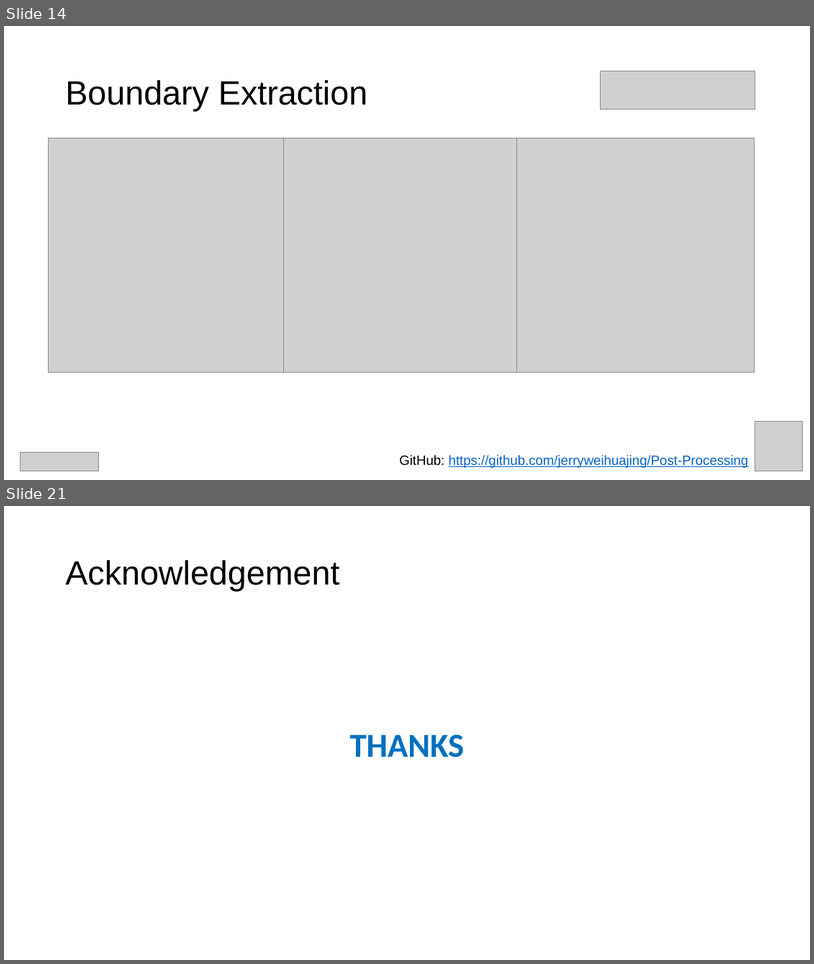
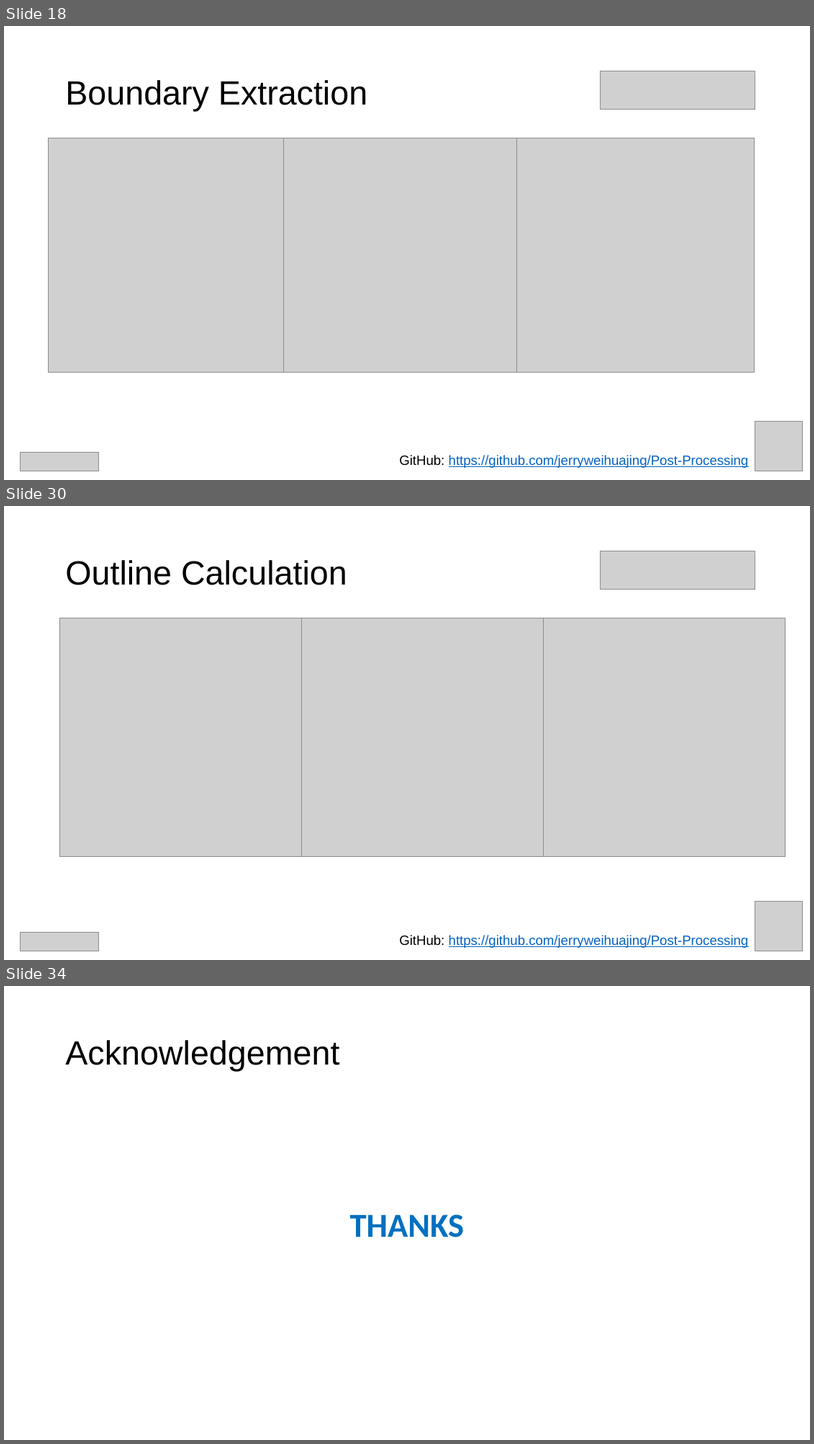
Before and after one commit to jerryweihuajing/Post-Processing, a slide deck: CG Finals.pptx. Shown one above the other, each under a label of ours: slides 14 and 21 before the commit, slides 18, 30 and 34 after it; the slides between them are not shown. The pictures are 814x964 and 814x1444 pixels, drawn with LibreOffice and Linux fonts; fonts in the diff are those of the drawing; grey boxes stand for pictures. Boxes give left, top, right and bottom in pixels: in the first picture for what was removed or moved away, otherwise in the second. Text is boxed around its words. In the diff, an @@ line names an element or a change of style, - is before the commit and + after.

```diff
--- a/CG Finals.pptx
+++ b/CG Finals.pptx
@@ slide 30 added at bbox=[4, 506, 810, 960], background #CCE8CF @@
@@ title added at bbox=[65, 560, 347, 585], 40 pt, text #000000 @@
+Outline Calculation
@@ picture added at bbox=[601, 551, 756, 589] @@
@@ picture added at bbox=[59, 618, 301, 856] @@
@@ picture added at bbox=[301, 618, 543, 856] @@
@@ picture added at bbox=[543, 618, 786, 856] @@
@@ picture added at bbox=[756, 901, 804, 951] @@
@@ picture added at bbox=[21, 932, 98, 951] @@
@@ text added at bbox=[399, 934, 749, 947], 16 pt, text #0563C1, underline @@
+GitHub: https://github.com/jerryweihuajing/Post-Processing
@@ what was slide 14 is now slide 18 @@
@@ what was slide 21 is now slide 34 @@
```
Also in this commit, not shown: 10 slides changed, 14 other slides added, 2 slides removed, 11 other files.
